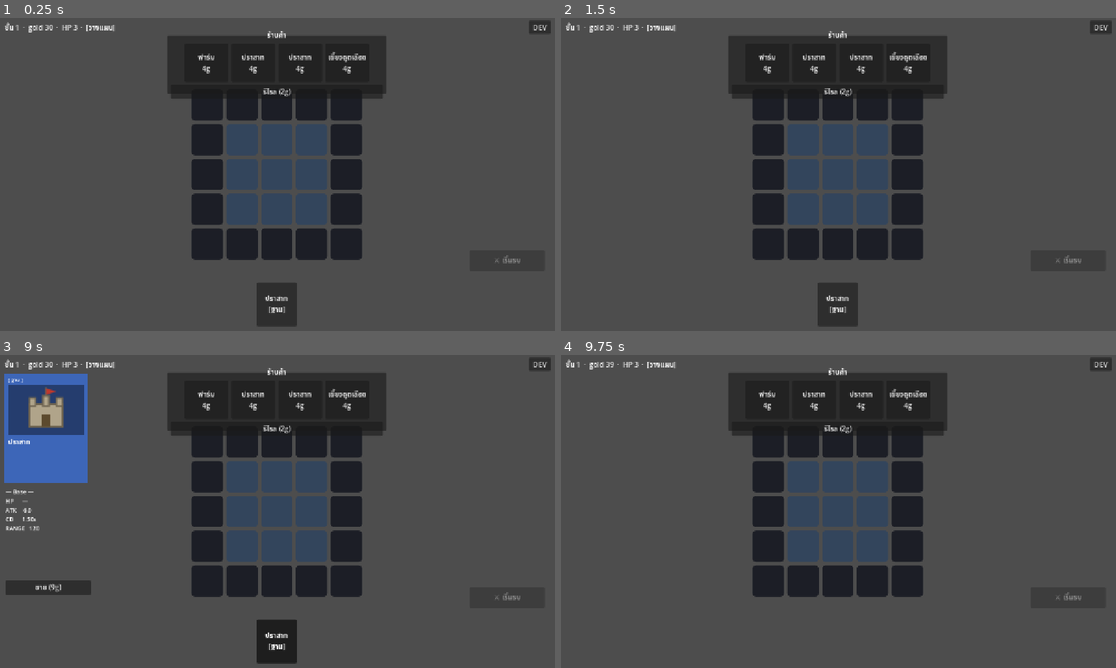
Above: before the commit, frames 1-4 (two rows, left to right).
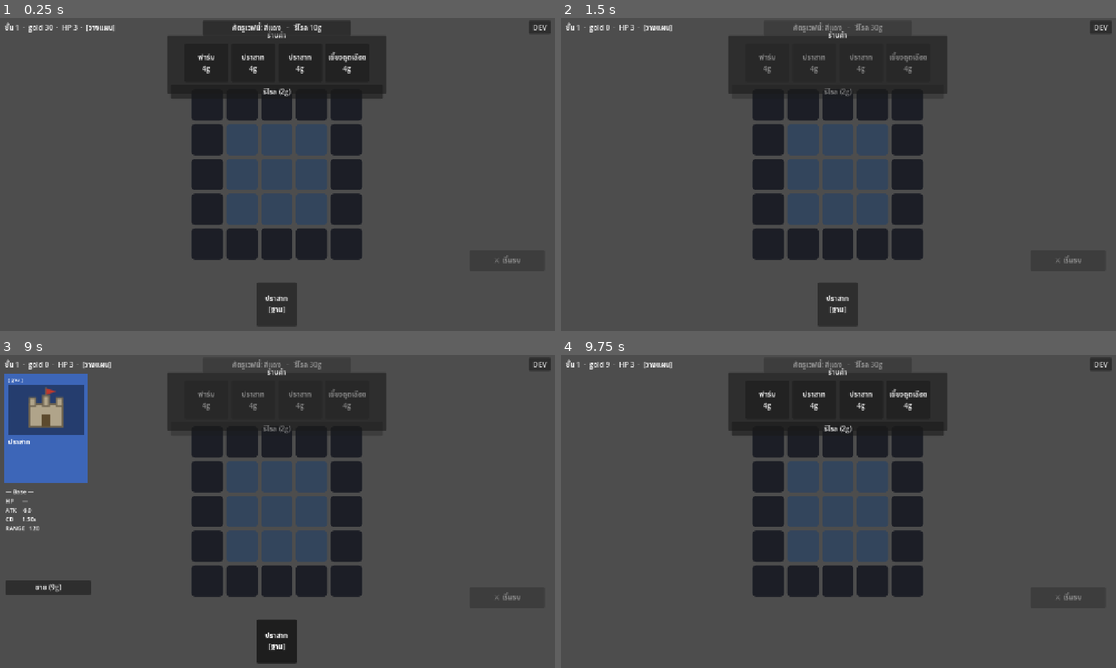
Above: after the commit, the same moments.

Repository: lnwextra2/9-Kings-at-home
Game: Godot game, scene res://scenes/main.tscn
Same seed, same stepped clock (60 frames per second), same inputs: the game is played once before the commit and once after it.
Inputs (mouse positions are in pixels of both pictures, inside the frame that each line leads up to):
- Up to frame 1 (0.25 s): no input
- Up to frame 2 (1.5 s): click (838, 27) at 0.5 s, where only the run after the commit has a clickable "ศัตรูเวฟนี้: สีแดง · รีโรล 10g"; click (838, 27) at 1.25 s, where only the run after the commit has a clickable "ศัตรูเวฟนี้: สีฟ้า · รีโรล 20g"
- Up to frame 3 (9 s): click (244, 477) at 2.02 s; click (277, 477) at 2.77 s; click (310, 477) at 3.52 s; click (244, 511) at 4.27 s; click (277, 511) at 5.02 s; click (310, 511) at 5.77 s; click (244, 545) at 6.52 s; click (277, 545) at 7.27 s; click (310, 545) at 8.02 s; click "ปราสาท [ฐาน]" at 8.75 s
- Up to frame 4 (9.75 s): click "ขาย (9g)" at 9.5 s

The runs differ from the first frame. In frame 1, 1.1% of the frame differs, in the area x 36-64%, y 1-6%; in frame 2, 0.6%; in frame 3, 0.6%; in frame 4, 0.3%.

Commit message:
M4: wave-color UI — show enemy color + reroll button
- top-center button shows "enemy color: X · reroll Ng", disabled when unaffordable;
  visible only during planning
- click reroll_color (enemy_reroll_cost, +10 permanent) -> new wave color
- Thai color names helper

Co-Authored-By: Claude Opus 4.8 <noreply@anthropic.com>

Diff:
--- a/new-game-project/scenes/main.gd
+++ b/new-game-project/scenes/main.gd
@@ -21,6 +21,7 @@
 var _reward
 var _debug
 var _devbtn: Button
+var _color_btn: Button
 var _sel_hand: int = -1
 var _sel_slot: int = -1
 
@@ -63,8 +64,33 @@
     _devbtn.offset_bottom = 30.0
     add_child(_devbtn)
     _devbtn.pressed.connect(func(): _debug.visible = not _debug.visible)
-    _refresh_planning()
-    _update_phase()
+    _color_btn = Button.new()
+    _color_btn.focus_mode = Control.FOCUS_NONE
+    _color_btn.anchor_left = 0.5
+    _color_btn.anchor_right = 0.5
+    _color_btn.offset_left = -170.0
+    _color_btn.offset_right = 170.0
+    _color_btn.offset_top = 6.0
+    _color_btn.offset_bottom = 30.0
+    add_child(_color_btn)
+    _color_btn.pressed.connect(_on_reroll_color)
+    _refresh_planning()
+    _update_phase()
+
+
+func _on_reroll_color() -> void:
+    if GameSim.step(Game.state, {"type": &"reroll_color"}):
+        _refresh_planning()
+
+
+func _color_name(c: StringName) -> String:
+    match c:
+        &"blue": return "ฟ้า"
+        &"red": return "แดง"
+        &"green": return "เขียว"
+        &"gold": return "ทอง"
+        &"mint": return "มินต์"
+        _: return str(c)
 
 
 func _on_dbg_give(id: StringName) -> void:
@@ -195,6 +221,8 @@
         _reward.visible = false
     if ph != &"gameover":
         _overlay.visible = false
+    if _color_btn:
+        _color_btn.visible = ph == &"planning"
     _update_top()
 
 
@@ -224,3 +252,6 @@
     elif st.phase == &"gameover":
         ph = "จบเกม"
     _top.text = "ชั้น %d  ·  gold %d  ·  HP %d  ·  [%s]" % [st.floor_num, st.gold, st.base_hp, ph]
+    if _color_btn:
+        _color_btn.text = "ศัตรูเวฟนี้: สี%s   ·   รีโรล %dg" % [_color_name(st.wave_color), st.enemy_reroll_cost]
+        _color_btn.disabled = st.gold < st.enemy_reroll_cost
